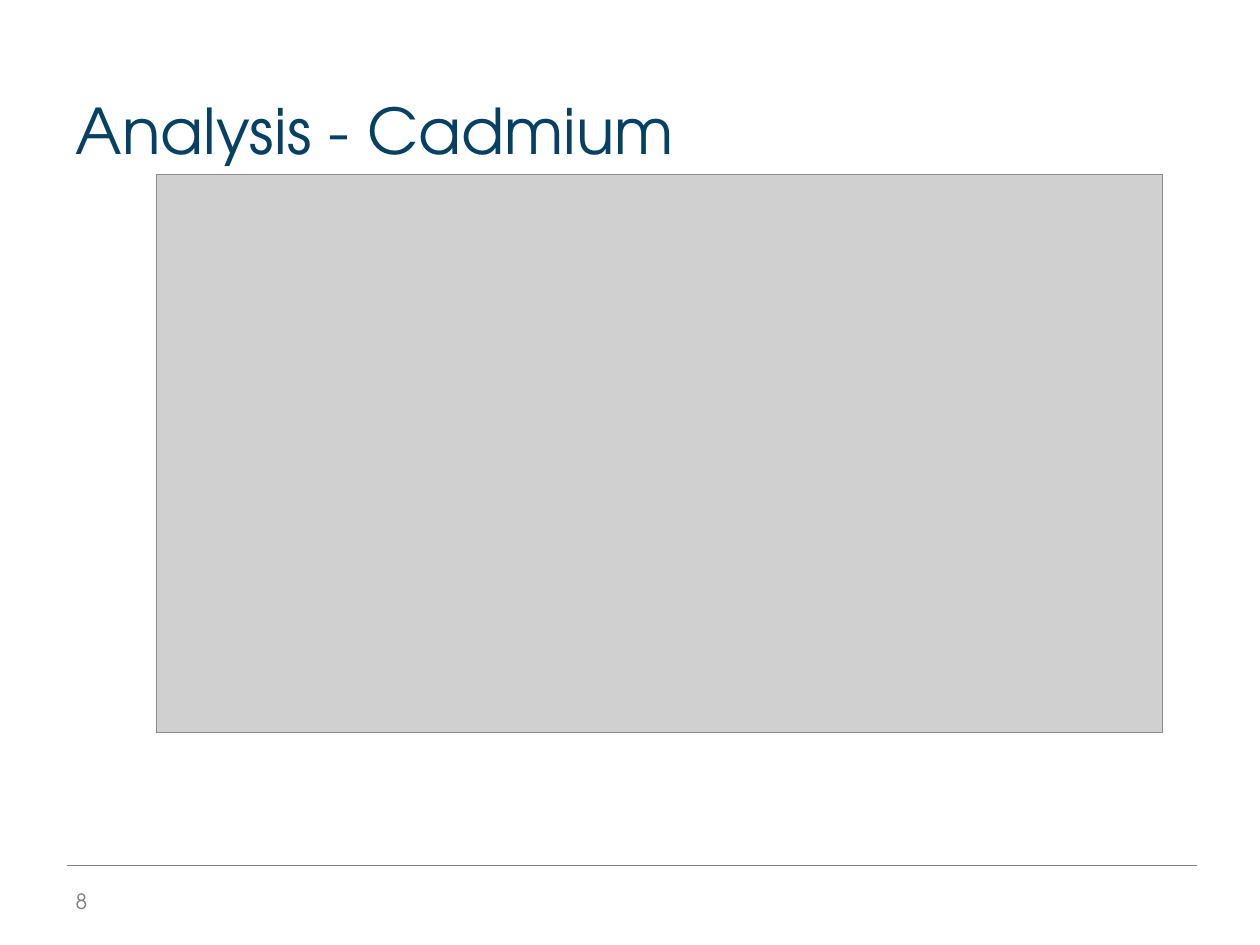
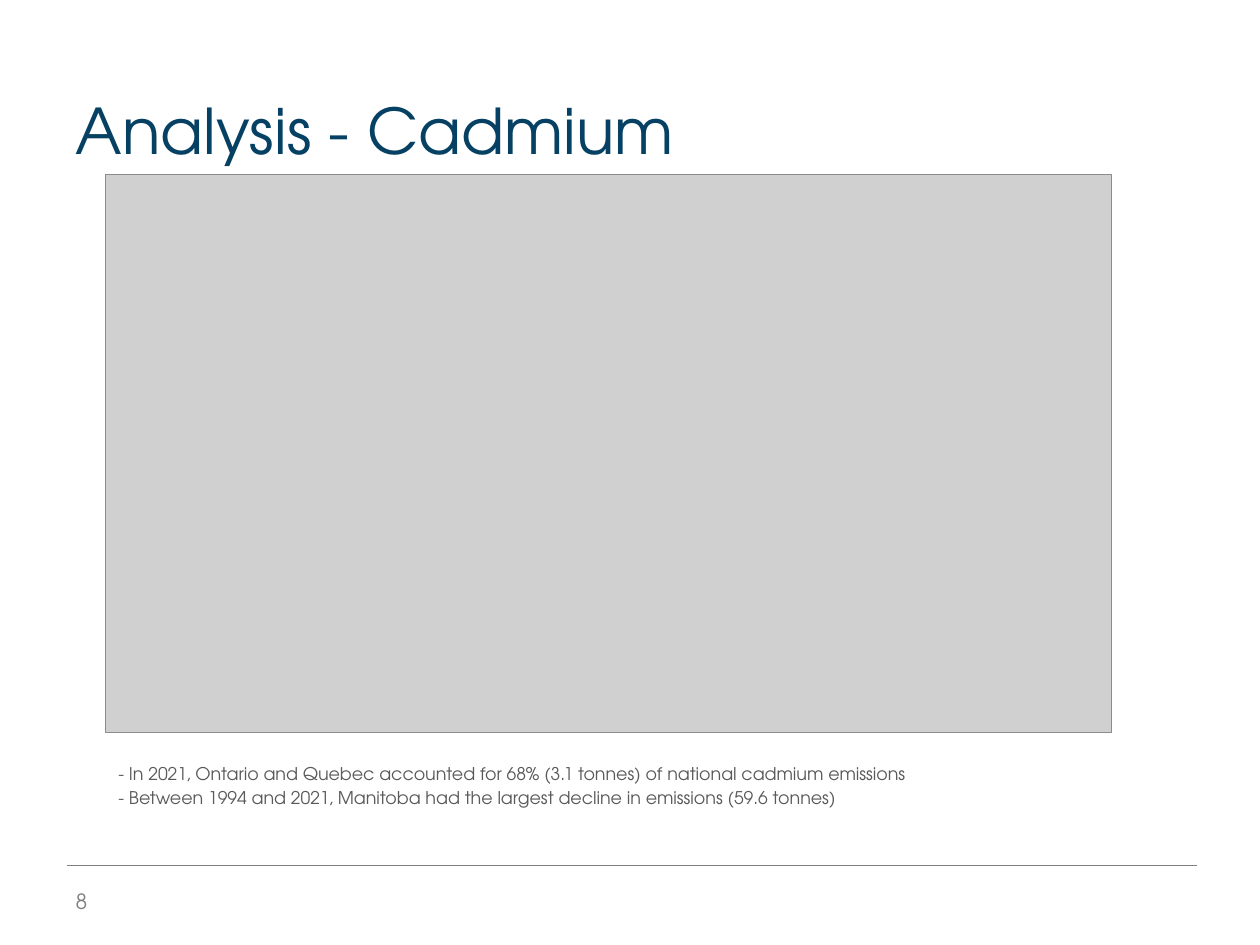
Before and after one commit to edimaudo/hackathon_coding_challenges, a slide deck: slide 8 of open_data_platform_hackathon/osdp_deck.pptx. Drawn at 1260x945 pixels with LibreOffice and Linux fonts; fonts in the diff are those of the drawing; grey boxes stand for pictures; background and template pictures are left out. Boxes give left, top, right and bottom in pixels: in the first picture for what was removed or moved away, otherwise in the second. Text is boxed around its words. In the diff, an @@ line names an element or a change of style, - is before the commit and + after.

```diff
--- a/open_data_platform_hackathon/osdp_deck.pptx
+++ b/open_data_platform_hackathon/osdp_deck.pptx
@@ picture: place and size @@
-picture at [156, 174, 1162, 732]
+picture at [106, 174, 1111, 732]
@@ text added at [129, 767, 905, 808], 10 pt, text #595959 @@
+- In 2021, Ontario and Quebec accounted for 68% (3.1 tonnes) of national cadmium emissions
+- Between 1994 and 2021, Manitoba had the largest decline in emissions (59.6 tonnes)
```
Also in this commit, not shown: 3 other slides changed.
